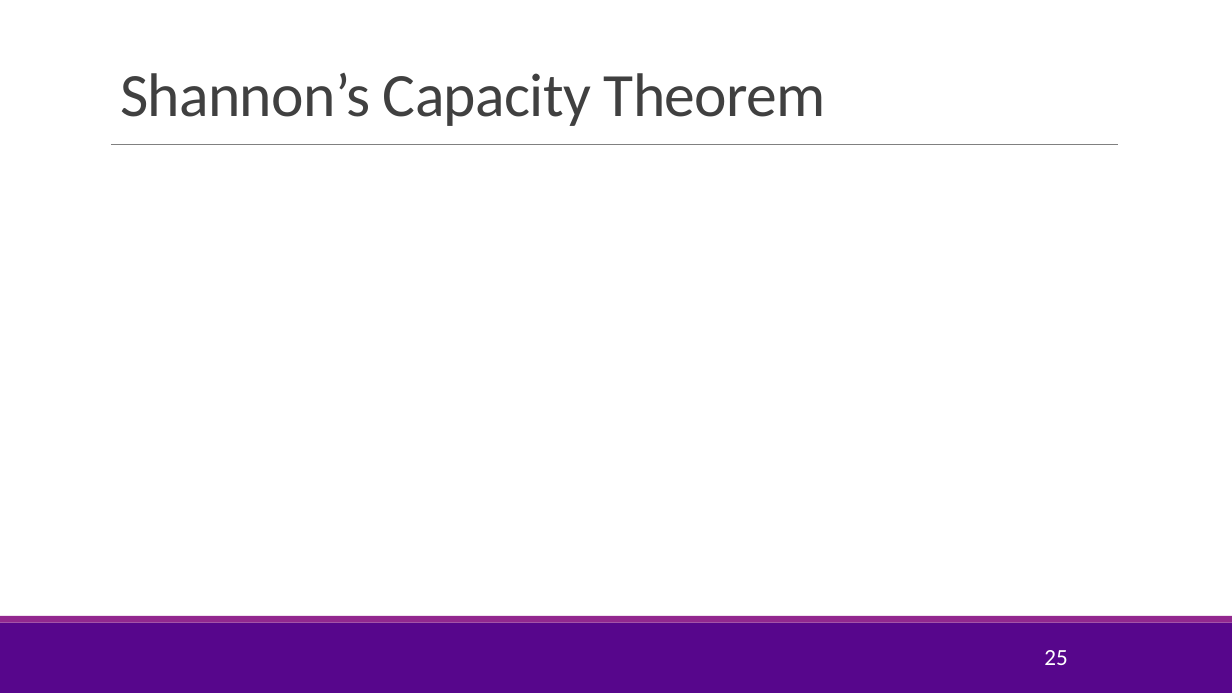
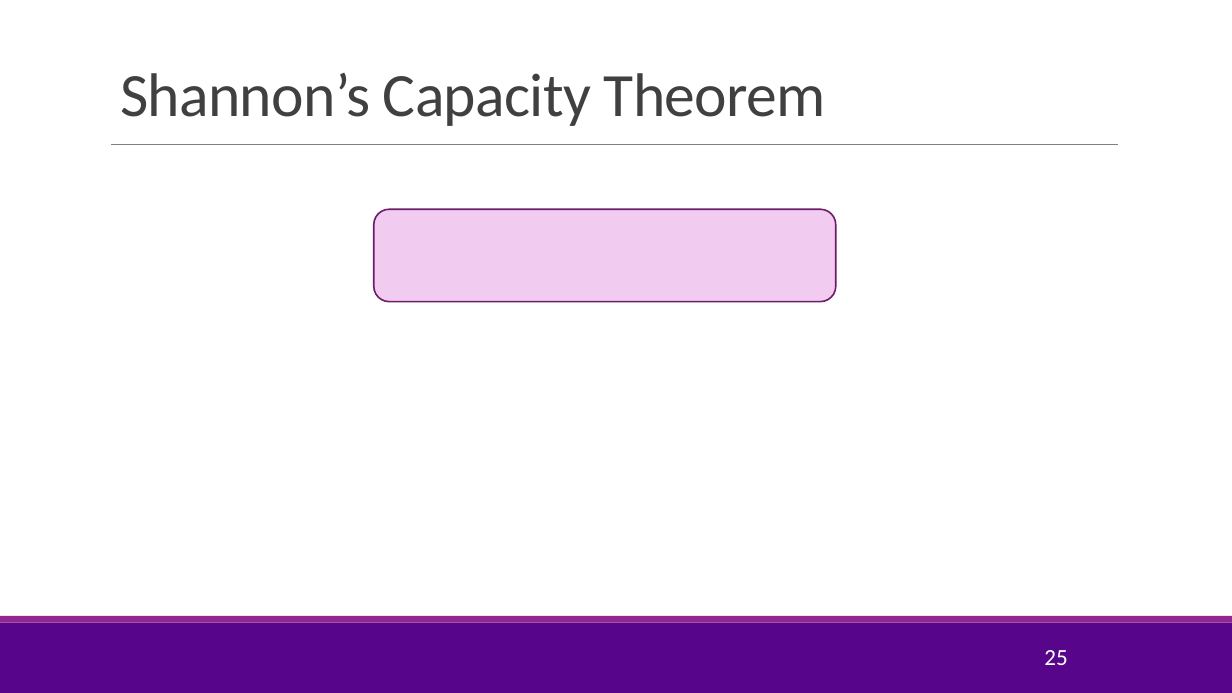
Before and after one commit to sdrangan/digitalcomm, a slide deck: slide 25 of Lectures/Unit11_Capacity.pptx. Drawn at 1232x693 pixels with LibreOffice and Linux fonts; fonts in the diff are those of the drawing; grey boxes stand for pictures; background and template pictures are left out. Boxes give left, top, right and bottom in pixels: in the first picture for what was removed or moved away, otherwise in the second. Text is boxed around its words. In the diff, an @@ line names an element or a change of style, - is before the commit and + after.

```diff
--- a/Lectures/Unit11_Capacity.pptx
+++ b/Lectures/Unit11_Capacity.pptx
@@ rounded rectangle added at (374,210,836,302), fill #F1CCF0, outline #6C1D6A 1.25 pt @@
```
Also in this commit, not shown: 1 other slide changed, 7 other files.
